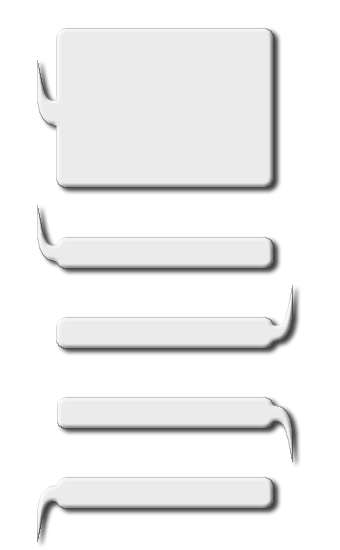
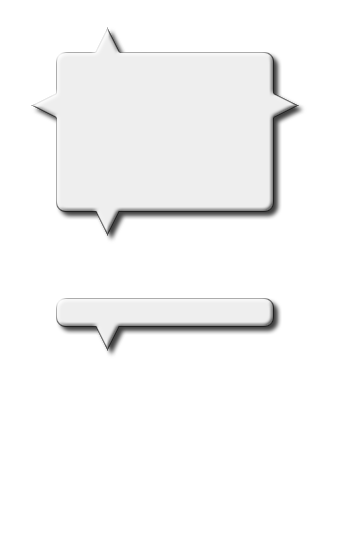
Layered file, before and after one edit (340 × 550). Changes by layer:
painted on "Down Bubble" over [31, 27, 299, 542]
